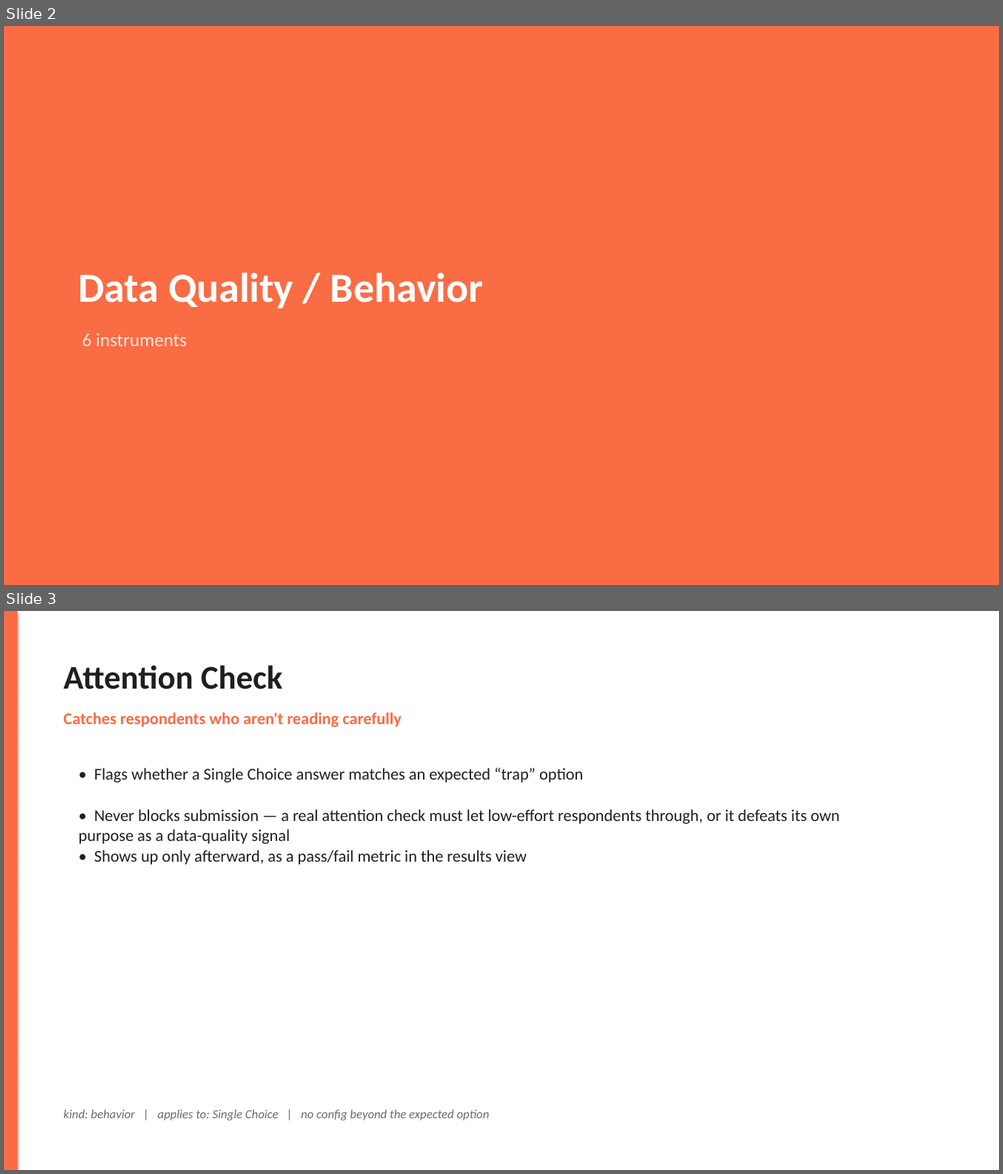
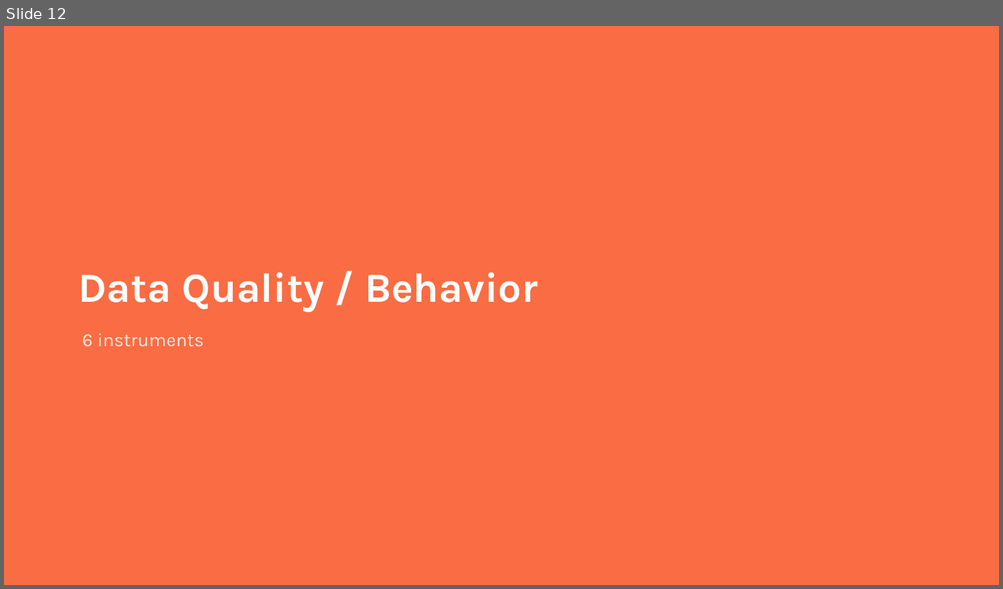
Before and after one commit to akilocorp/rag_platform, a slide deck: studio_instruments.pptx. Shown one above the other, each under a label of ours: slides 2 and 3 before the commit, slide 12 after it. The pictures are 1003x1174 and 1003x589 pixels, drawn with LibreOffice and Linux fonts; fonts in the diff are those of the drawing. Boxes give left, top, right and bottom in pixels: in the first picture for what was removed or moved away, otherwise in the second. Text is boxed around its words. In the diff, an @@ line names an element or a change of style, - is before the commit and + after.

```diff
--- a/studio_instruments.pptx
+++ b/studio_instruments.pptx
@@ slide 3 removed at [4,611,999,1170], background #FFFFFF @@
@@ rectangle removed at [4,611,17,1170] @@
@@ text removed at [63,665,282,689] @@
-Attention Check
@@ text removed at [63,712,401,727] @@
-Catches respondents who aren't reading carefully
@@ text removed at [94,768,583,783] @@
-• Flags whether a Single Choice answer matches an expected “trap” option
@@ text removed at [79,809,839,844] @@
-• Never blocks submission — a real attention check must let low-effort respondents through, or it defeats its own purpose as a data-quality signal
@@ text removed at [94,850,526,865] @@
-• Shows up only afterward, as a pass/fail metric in the results view
@@ text removed at [63,1110,489,1121] @@
-kind: behavior | applies to: Single Choice | no config beyond the expected option
@@ what was slide 2 is now slide 12 @@
@@ slide 12 changed as well @@
@@ text "Data Quality / Behavior" at [79,272,538,312]: font Calibri to Karla @@
@@ text "6 instruments" at [82,334,204,346]: font Calibri to Karla @@
```
Also in this commit, not shown: 15 other slides changed, 18 slides added, 7 other slides removed.
